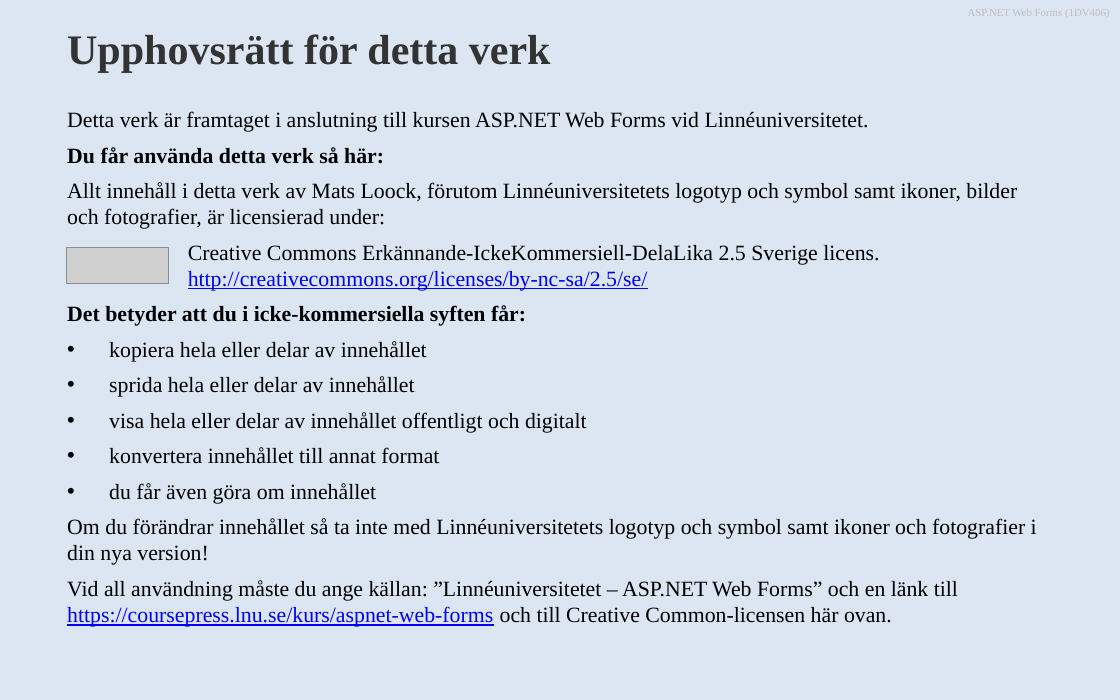
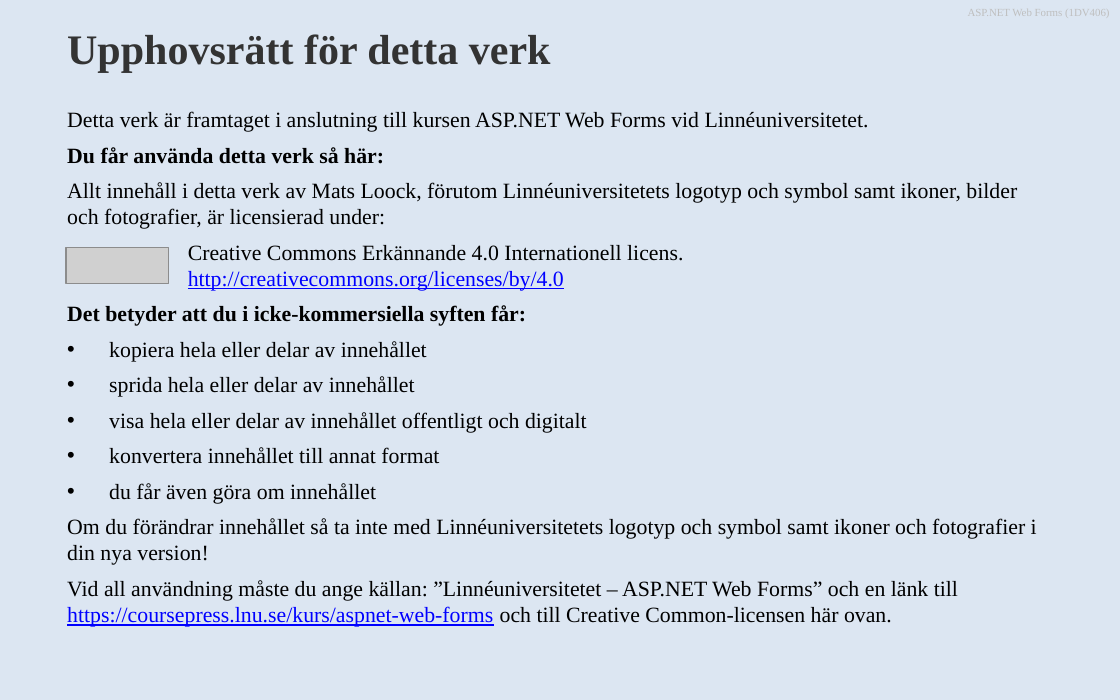
Before and after one commit to 1dv406/kursmaterial, a slide deck: slide 2 of Presentationsmaterial/Dokument/1.2 Webbformulär.pptm. Drawn at 1120x700 pixels with LibreOffice and Linux fonts; fonts in the diff are those of the drawing; grey boxes stand for pictures; background and template pictures are left out. Boxes give left, top, right and bottom in pixels: in the first picture for what was removed or moved away, otherwise in the second. Text is boxed around its words. In the diff, an @@ line names an element or a change of style, - is before the commit and + after.

```diff
--- a/Presentationsmaterial/Dokument/1.2 Webbformulär.pptm
+++ b/Presentationsmaterial/Dokument/1.2 Webbformulär.pptm
@@ text at (188, 245, 683, 291): text changed @@
-Creative Commons Erkännande-IckeKommersiell-DelaLika 2.5 Sverige licens.
-http://creativecommons.org/licenses/by-nc-sa/2.5/se/
+Creative Commons Erkännande 4.0 Internationell licens.
+http://creativecommons.org/licenses/by/4.0
```
Also in this commit, not shown: 1 other slide changed, 23 other files.
